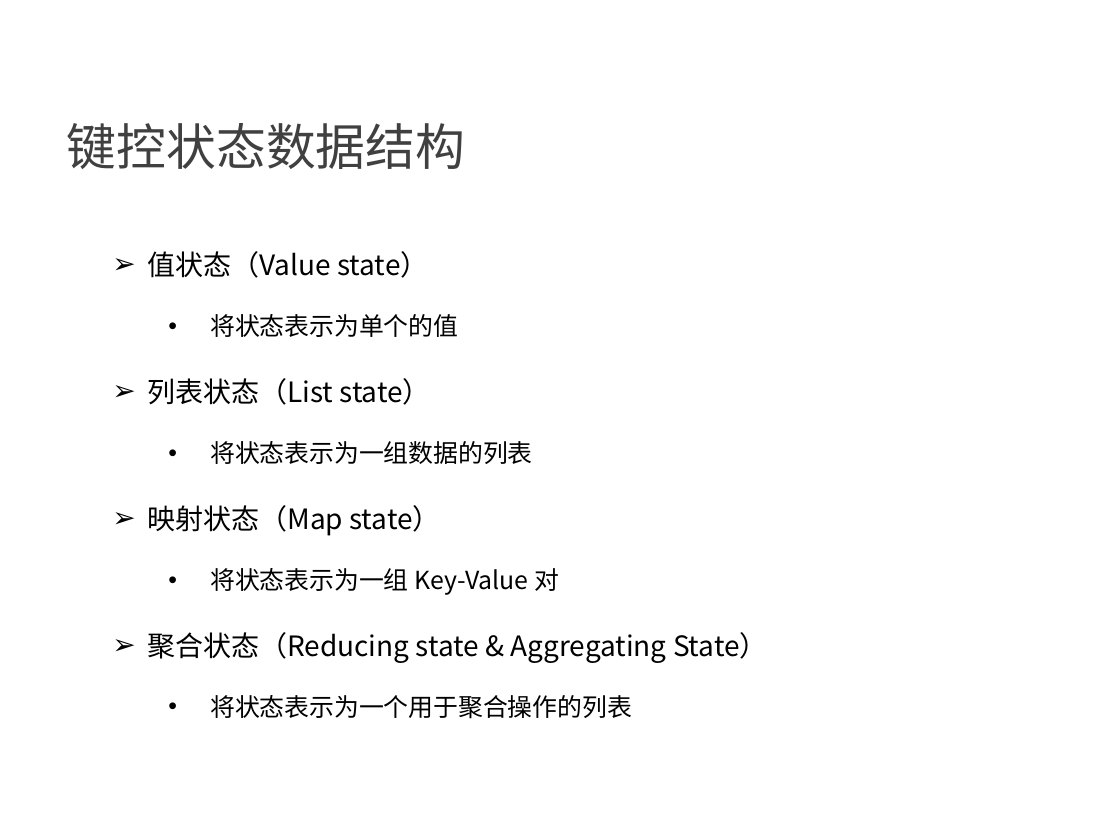
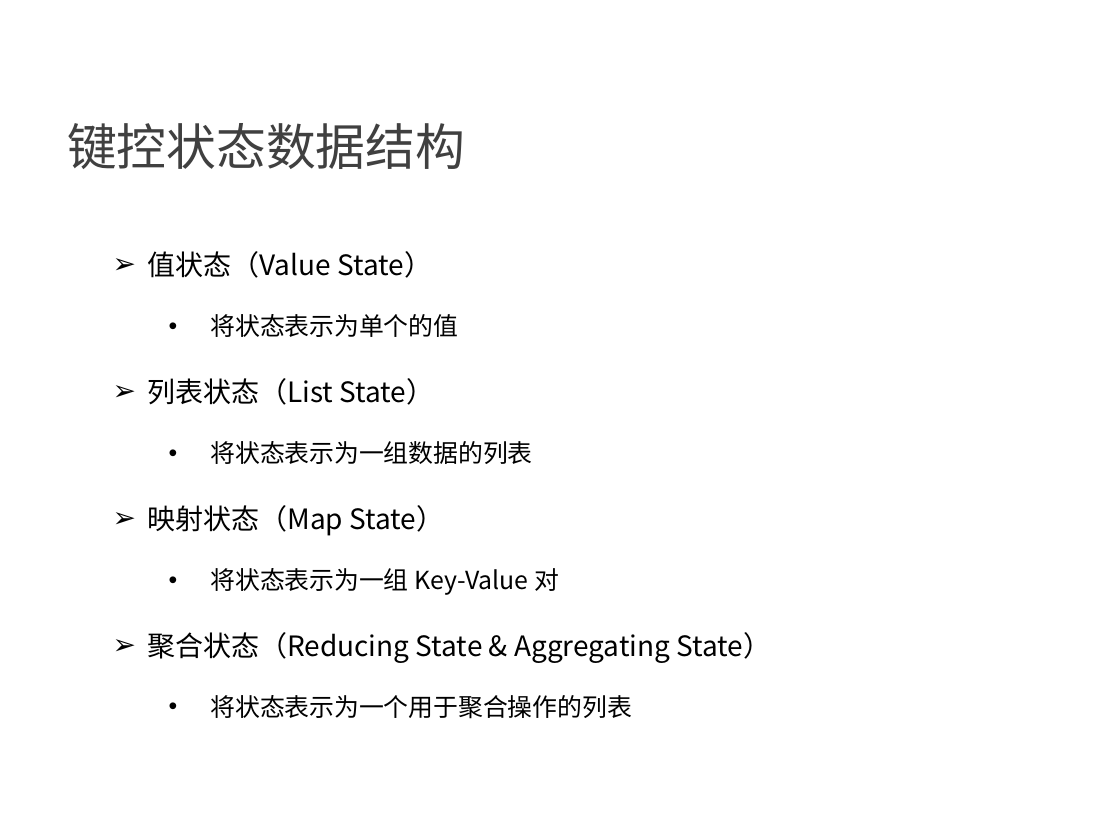
Before and after one commit to confucianzuoyuan/flink-tutorial, a slide deck: slide 9 of slides/5_Flink的状态管理.pptx. Drawn at 1120x840 pixels with LibreOffice and Linux fonts; fonts in the diff are those of the drawing; background and template pictures are left out. Boxes give left, top, right and bottom in pixels: in the first picture for what was removed or moved away, otherwise in the second. Text is boxed around its words. In the diff, an @@ line names an element or a change of style, - is before the commit and + after.

```diff
--- a/slides/5_Flink的状态管理.pptx
+++ b/slides/5_Flink的状态管理.pptx
@@ text at box(147, 251, 432, 278): text changed @@
-➢ 值状态（Value state）
+➢ 值状态（Value State）
@@ text at box(147, 378, 435, 405): text changed @@
-➢ 列表状态（List state）
+➢ 列表状态（List State）
@@ text at box(147, 505, 444, 536): text changed @@
-➢ 映射状态（Map state）
+➢ 映射状态（Map State）
@@ text at box(147, 632, 772, 663): text changed @@
-➢ 聚合状态（Reducing state & Aggregating State）
+➢ 聚合状态（Reducing State & Aggregating State）
```
Also in this commit, not shown: 4 other slides changed, 1 slide added, 1 other file.
